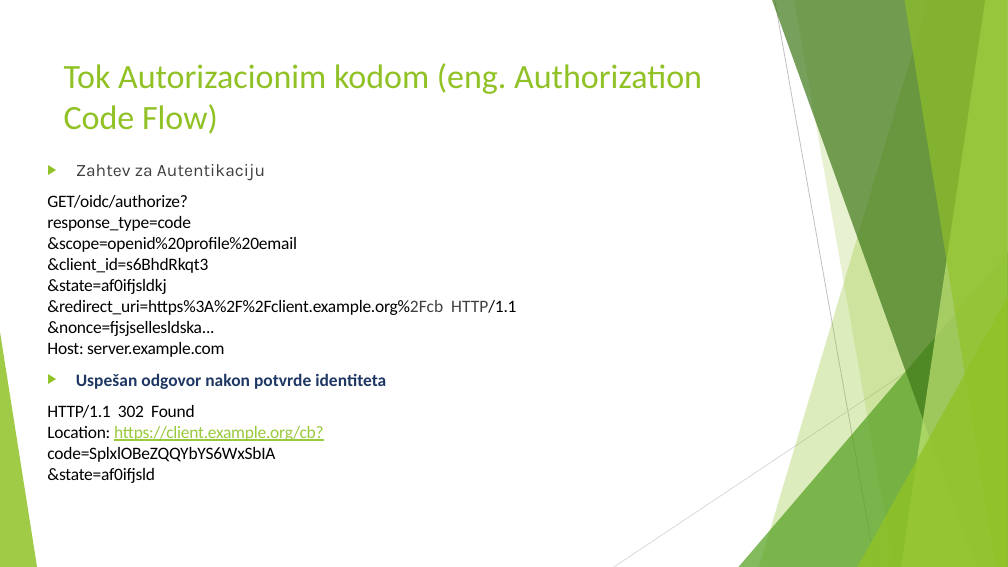
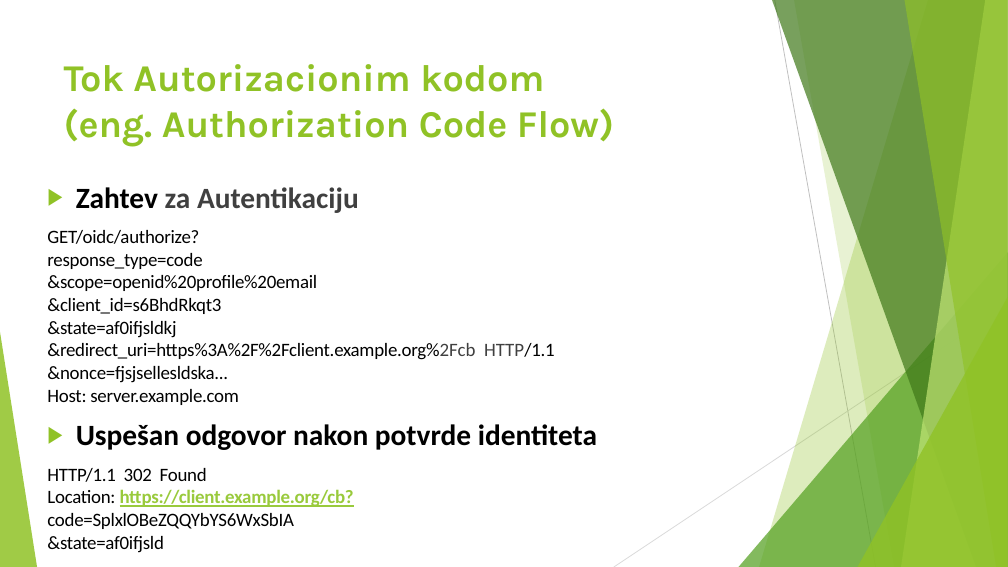
Before and after one commit to enimenss/IdentityServer4AndOAuth2, a slide deck: slide 9 of SSOPresentation.pptx. Drawn at 1008x567 pixels with LibreOffice and Linux fonts; fonts in the diff are those of the drawing. Boxes give left, top, right and bottom in pixels: in the first picture for what was removed or moved away, otherwise in the second. Text is boxed around its words. In the diff, an @@ line names an element or a change of style, - is before the commit and + after.

```diff
--- a/SSOPresentation.pptx
+++ b/SSOPresentation.pptx
@@ title "Tok Autorizacionim kodom (eng. Authorization ..." at box(64, 64, 614, 146): size 32.4 to 36 pt, font Calibri to Karla, bold on @@
@@ text "Zahtev za Autentikaciju": place and size @@
-text "Zahtev za Autentikaciju" at box(47, 164, 516, 483)
+text "Zahtev za Autentikaciju" at box(47, 187, 597, 529)
@@ text "Zahtev za Autentikaciju" at box(47, 187, 597, 529): size 16.6 to 28 pt in "Zahtev za Autentikaciju", "Uspešan odgovor nakon potvrde identiteta"; font Karla to Calibri in "Zahtev za Autentikaciju"; text colour #404040 to #000000 in "Zahtev"; bold on in "Zahtev za Autentikaciju", "https://client.example.org/cb?"; size 16.6 to 18 pt in "GET/oidc/authorize? response_type=code &scope=openid%20profi ...", "HTTP/1.1 302 Found Location: https://client.example.org/cb?  ..."; text colour #1F3763 to #000000 in "Uspešan odgovor nakon potvrde identiteta" @@
```
Also in this commit, not shown: 20 other slides changed, 1 slide removed, 1 other file.
